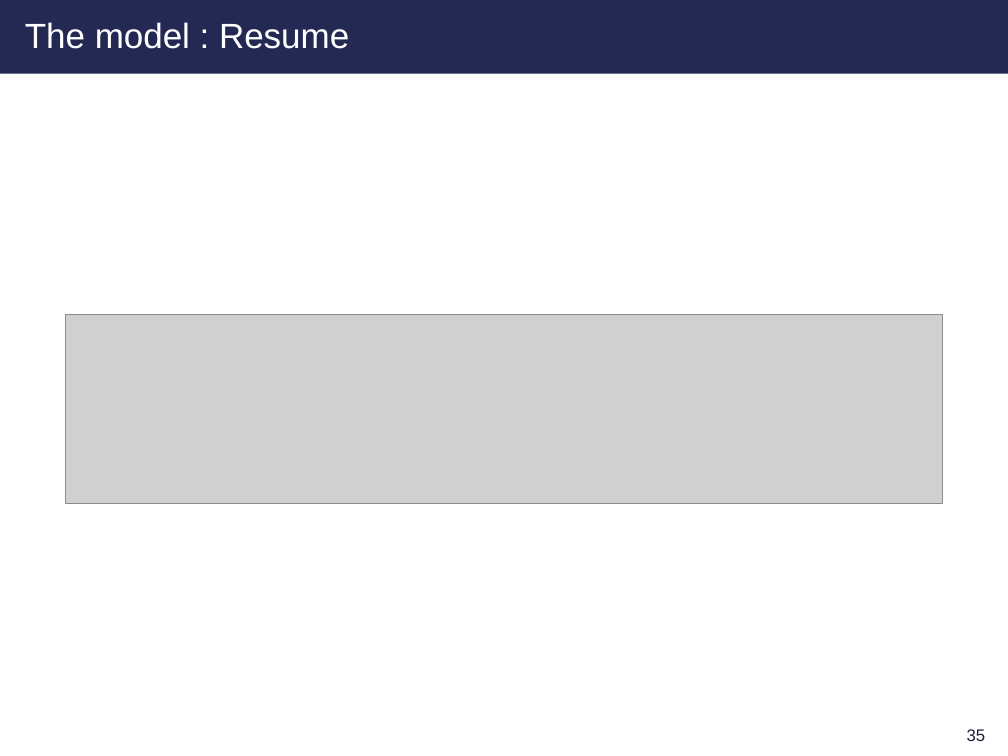
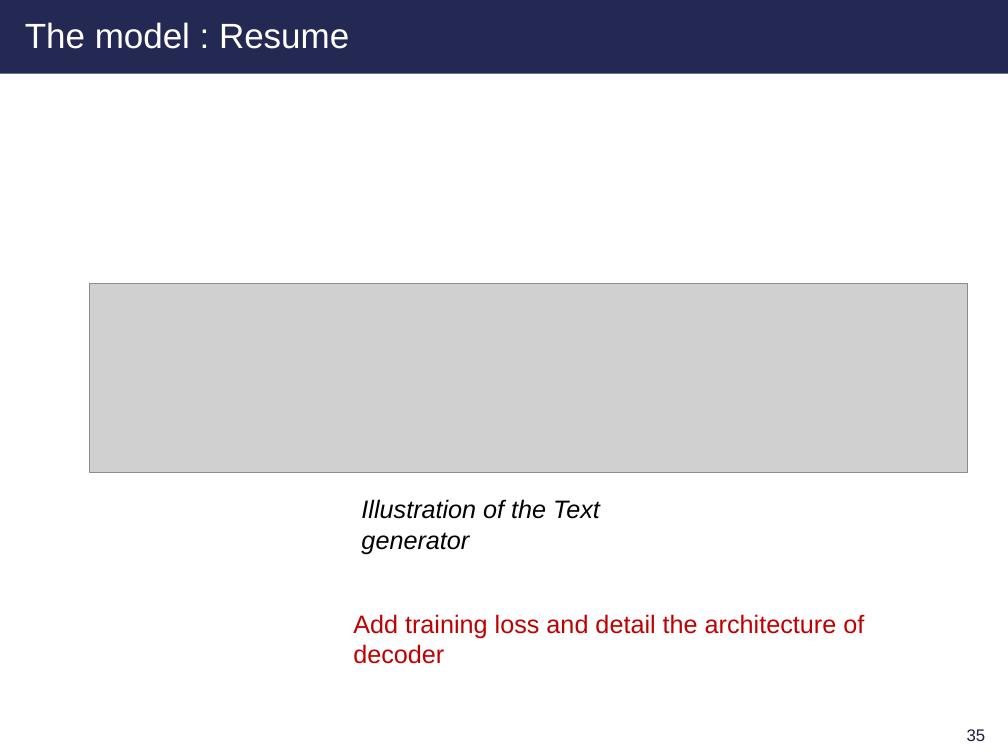
Before and after one commit to clara-gdef/defense, a slide deck: slide 36 of defense.pptx. Drawn at 1008x756 pixels with LibreOffice and Linux fonts; fonts in the diff are those of the drawing; grey boxes stand for pictures; background and template pictures are left out. Boxes give left, top, right and bottom in pixels: in the first picture for what was removed or moved away, otherwise in the second. Text is boxed around its words. In the diff, an @@ line names an element or a change of style, - is before the commit and + after.

```diff
--- a/defense.pptx
+++ b/defense.pptx
@@ picture: place and size @@
-picture at <box>66,314,943,503</box>
+picture at <box>90,284,968,473</box>
@@ text added at <box>361,499,600,554</box>, 18 pt, text #000000, italic @@
+Illustration of the Text generator
@@ text added at <box>353,614,864,664</box>, 18 pt, text #C00000 @@
+Add training loss and detail the architecture of decoder
```
Also in this commit, not shown: 10 other slides changed, 1 slide added, 1 slide removed.
